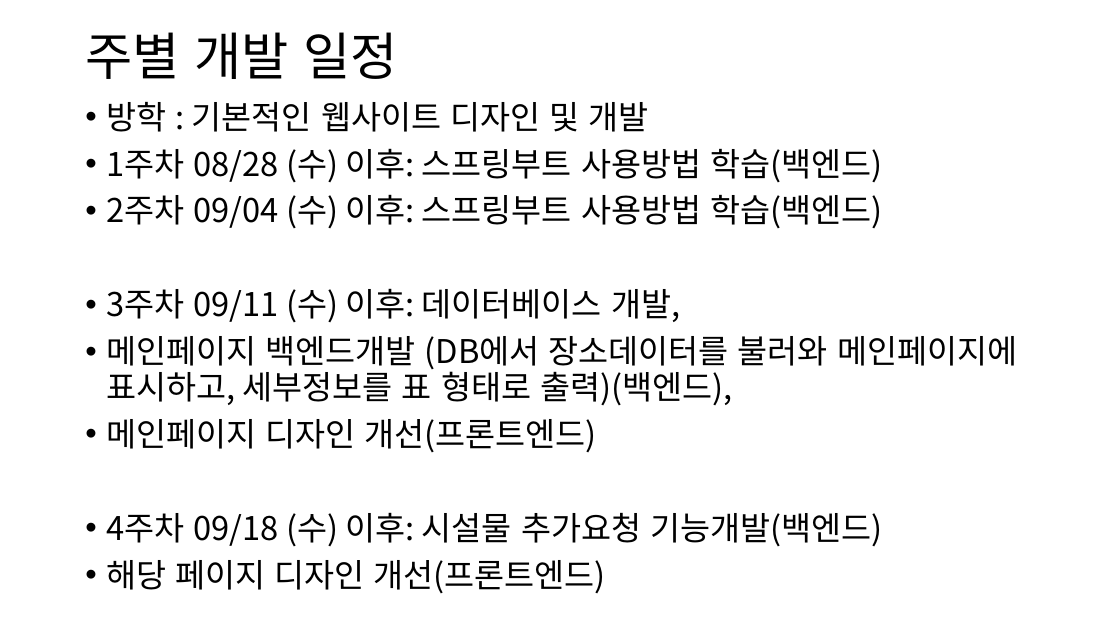
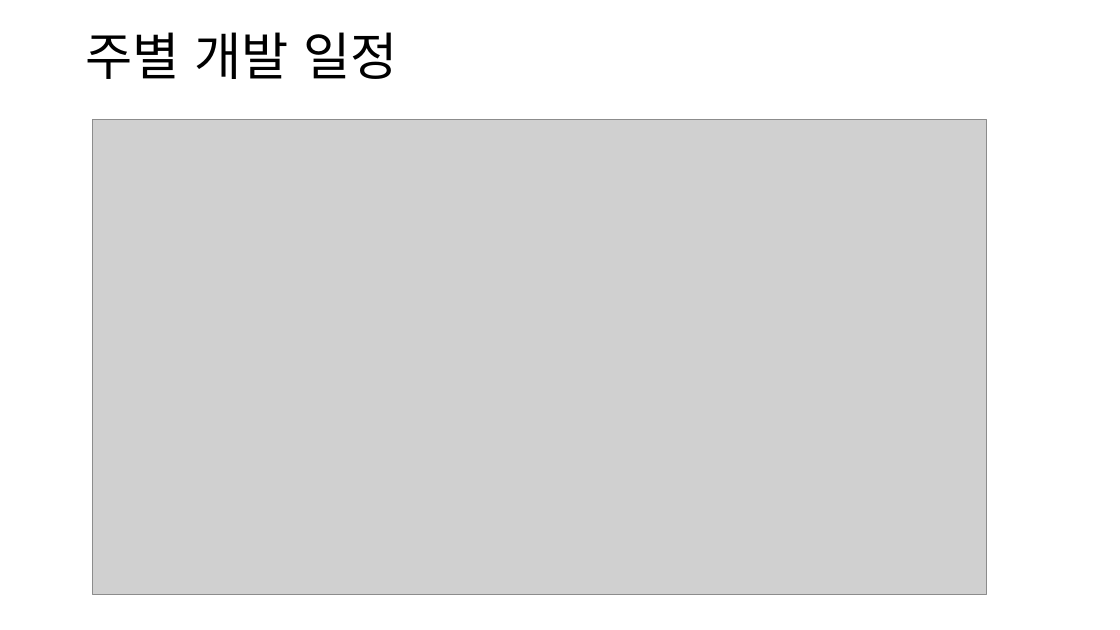
Before and after one commit to bongdam-safety/documents, a slide deck: slide 3 of 업무분장 및 주차별 일정.pptx. Drawn at 1120x630 pixels with LibreOffice and Linux fonts; fonts in the diff are those of the drawing; grey boxes stand for pictures. Boxes give left, top, right and bottom in pixels: in the first picture for what was removed or moved away, otherwise in the second. Text is boxed around its words. In the diff, an @@ line names an element or a change of style, - is before the commit and + after.

Commit message:
업무분장 및 주차별계획 수정

```diff
--- a/업무분장 및 주차별 일정.pptx
+++ b/업무분장 및 주차별 일정.pptx
@@ picture added at <box>92,119,987,595</box> @@
@@ text removed at <box>106,102,1017,593</box> @@
-• 방학 : 기본적인 웹사이트 디자인 및 개발
-• 1주차 08/28 (수) 이후: 스프링부트 사용방법 학습(백엔드)
-• 2주차 09/04 (수) 이후: 스프링부트 사용방법 학습(백엔드)
-• 3주차 09/11 (수) 이후: 데이터베이스 개발,
-• 메인페이지 백엔드개발 (DB에서 장소데이터를 불러와 메인페이지에 표시하고, 세부정보를 표 형태로 출력)(백엔드),
-• 메인페이지 디자인 개선(프론트엔드)
-• 4주차 09/18 (수) 이후: 시설물 추가요청 기능개발(백엔드)
-• 해당 페이지 디자인 개선(프론트엔드)
```
Also in this commit, not shown: 4 other slides changed, 1 slide added, 1 slide removed, 1 other file.
